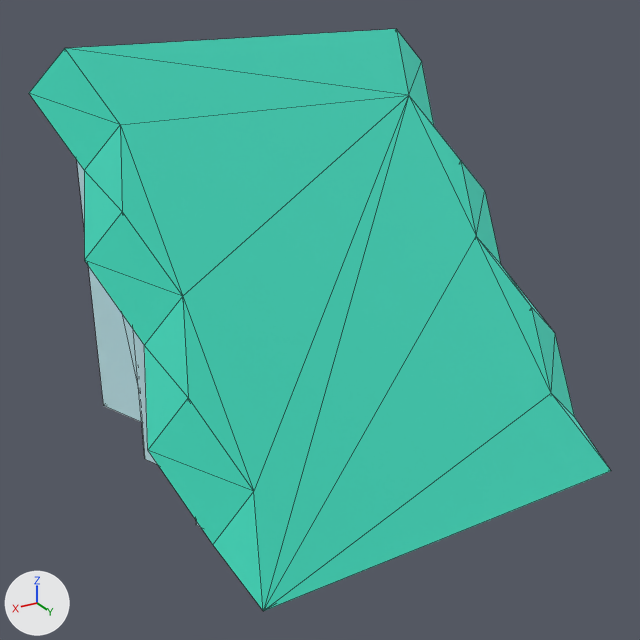
What one commit did to the glTF model packs/nature-kit/cliff-blockslope-stone.glb.
One viewpoint serves both versions: a 50 mm camera at (1.132, 1.775, 1.198) aimed at (0.078, 0.019, 0.319). Every picture has the same lights, and +X, +Y and +Z are marked at lower left. The first picture is the older version. Mesh edges are drawn as thin lines. Where no turn or scale is listed for an object, it has been applied to the vertices.

The scene before the commit, as lines of its bpy script (objects in view):
```python
mat_grass = principled_material('grass')
mat_grass.base_color = (0.173, 0.847, 0.722)  # cyan #73eddd
mat_grass.metallic = 1.0
mat_grass.roughness = 1.0
me_mesh_cliff_blockslope_stone = bpy.data.meshes.new('Mesh cliff_blockSlope_stone')
me_mesh_cliff_blockslope_stone.from_pydata(...)  # 38 vertices, 70 faces; spans x -0.6..0.6, y -0.5..0.5, z 0.0..1.0
# faces by material slot: [36, 34]
me_mesh_cliff_blockslope_stone.materials.append(mat_stone)  # pale blue #ddf2f5
me_mesh_cliff_blockslope_stone.materials.append(mat_grass)  # cyan #73eddd
ob_cliff_blockslope_stone = bpy.data.objects.new('cliff_blockSlope_stone', me_mesh_cliff_blockslope_stone)
ob_cliff_blockslope_stone.location = (0.0, 0.0, -0.05)
```
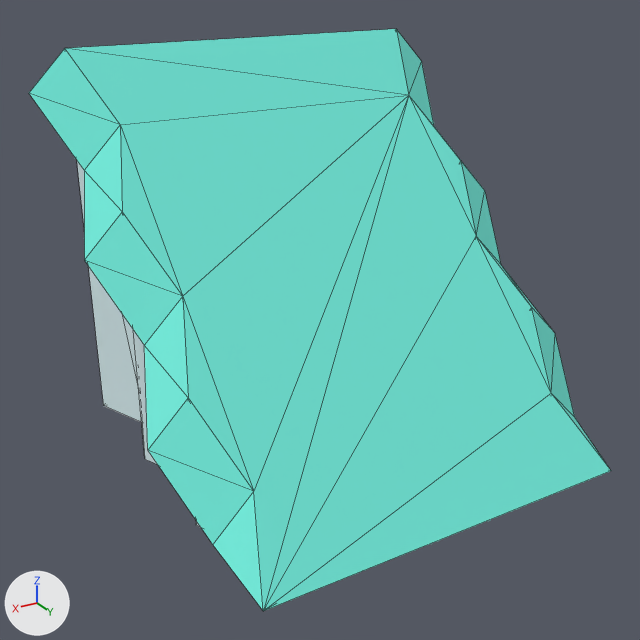
What differs and where, as boxes (x1, y1, x2, y2) in the pictures (640 x 640 px):
'cliff_blockSlope_stone', surface changed: (29, 29, 611, 611) in both

Diff of the bpy script that builds the scene:
```diff
--- a/packs/nature-kit/cliff-blockslope-stone.glb.py
+++ b/packs/nature-kit/cliff-blockslope-stone.glb.py
@@ mat_grass @@
 mat_grass.base_color = (0.173, 0.847, 0.722)  # cyan #73eddd
-mat_grass.metallic = 1.0
 mat_grass.roughness = 1.0
@@ ob_tmpparent @@
-ob_tmpparent = bpy.data.objects.new('tmpParent', None)
-ob_tmpparent.location = (0.0, 0.0, 0.0)
```
